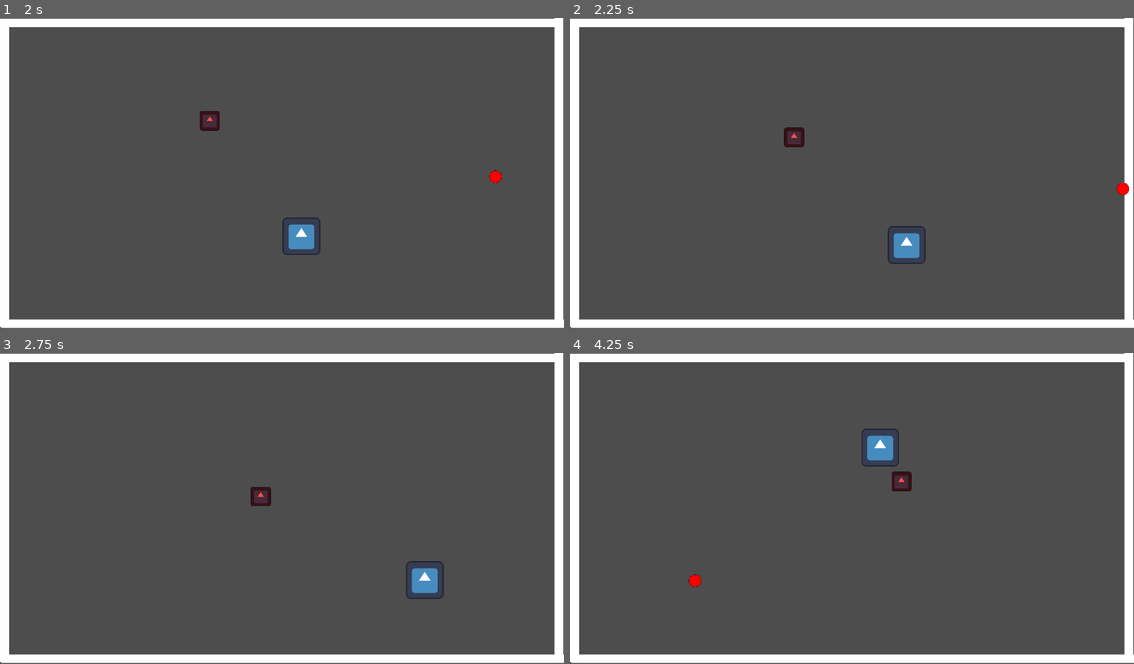
Above: before the commit, frames 1-4 (two rows, left to right).
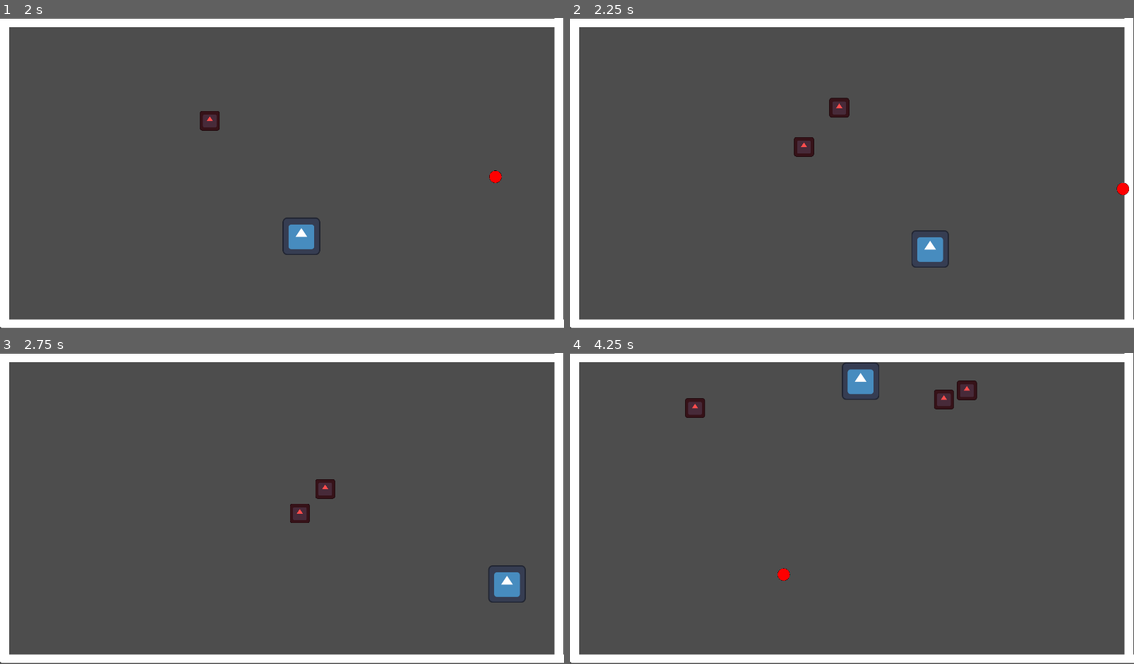
Above: after the commit, the same moments.

Repository: Krishlin/bouncybow
Game: Godot game, scene res://Scenes/MainScene.tscn
The game is run twice, just before and just after one commit, with the same random seed, the same clock (stepped at 60 frames per second) and the same inputs. The engine's default icon, where the game draws it, is replaced by a stand-in: a white triangle on a blue panel in a dark square.
Inputs (mouse positions are in pixels of both pictures, inside the frame that each line leads up to):
- Up to frame 1 (2 s): move the mouse to (406, 157) at 0.52 s; hold D (right) 0.53-1.28 s; click (406, 157) at 0.67 s; move the mouse to (169, 189) at 1.27 s; hold S (down) from 1.28 s (still down)
- Up to frame 2 (2.25 s): move the mouse to (908, 105) at 2.02 s; release S (down) at 2.03 s; hold D (right) from 2.03 s (still down)
- Up to frame 3 (2.75 s): keep holding D (right)
- Up to frame 4 (4.25 s): move the mouse to (823, 570) at 2.77 s; release D (right) at 2.78 s; hold W (up) 2.78-3.53 s; click (823, 570) at 2.92 s; move the mouse to (1021, 555) at 3.52 s; hold A (left) from 3.53 s (still down)

Frame 1 is identical in both runs. In frame 2, 1.5% of the frame differs, in the area x 37-68%, y 25-81%; in frame 3, 1.6%; in frame 4, 2.0%, in the area x 20-73%, y 3-76%.

Commit message:
spawning

Diff:
--- a/Scenes/MainScene.tscn
+++ b/Scenes/MainScene.tscn
@@ -2,6 +2,7 @@
 
 [ext_resource type="PackedScene" uid="uid://bqxm46xupkvaq" path="res://Scenes/Player.tscn" id="1_player"]
 [ext_resource type="PackedScene" uid="uid://busqyco26xcm4" path="res://Scenes/Enemy.tscn" id="2_enemy"]
+[ext_resource type="Script" uid="uid://eelpvr3qdd35" path="res://Scripts/enemy_spawner.gd" id="3_nhkr4"]
 
 [sub_resource type="RectangleShape2D" id="RectangleShape2D_horizontal"]
 size = Vector2(2296, 32)
@@ -71,3 +72,7 @@
 [node name="Enemy" parent="." unique_id=1254205994 node_paths=PackedStringArray("player") instance=ExtResource("2_enemy")]
 position = Vector2(200, 160)
 player = NodePath("../Player")
+
+[node name="EnemySpawner" type="Node2D" parent="." unique_id=2047508492 node_paths=PackedStringArray("player")]
+script = ExtResource("3_nhkr4")
+player = NodePath("../Player")
--- /dev/null
+++ b/Scripts/enemy_spawner.gd
@@ -0,0 +1,29 @@
+extends Node2D
+
+var ENEMY = preload("res://Scenes/Enemy.tscn")
+@export var player: Node2D
+
+var spawn_time = 2.0
+var max_enemies = 5
+var timer = 0.0
+
+
+func _process(delta):
+	timer += delta
+	if timer >= spawn_time:
+		timer = 0.0
+		if get_child_count() < max_enemies:
+			spawn_enemy()
+
+
+func spawn_enemy():
+	var enemy = ENEMY.instantiate()
+	enemy.player = player
+
+	var spot = Vector2(randf_range(150, 1800), randf_range(150, 950))
+	while spot.distance_to(player.position) < 400:
+		spot = Vector2(randf_range(150, 1800), randf_range(150, 950))
+
+	enemy.position = spot
+	add_child(enemy)
+	player.speed += 400
Not shown, added: Scripts/enemy_spawner.gd.uid
